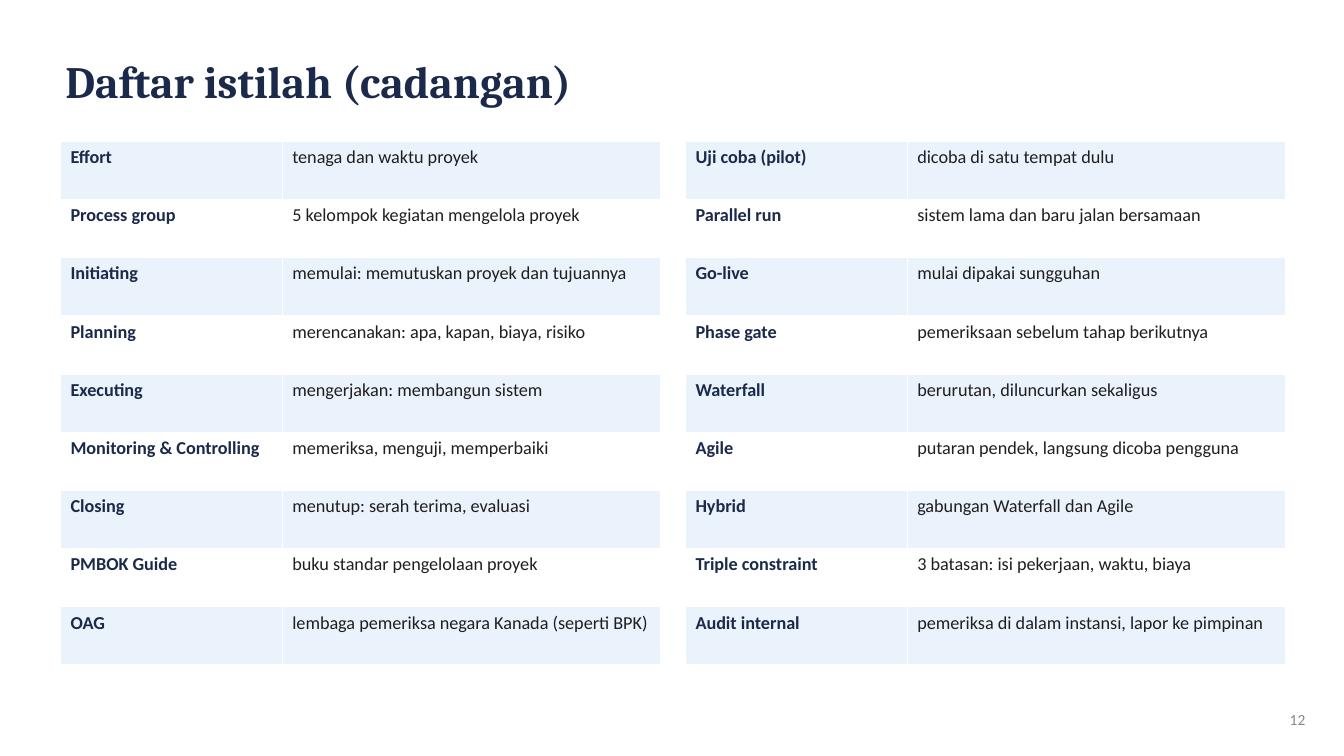
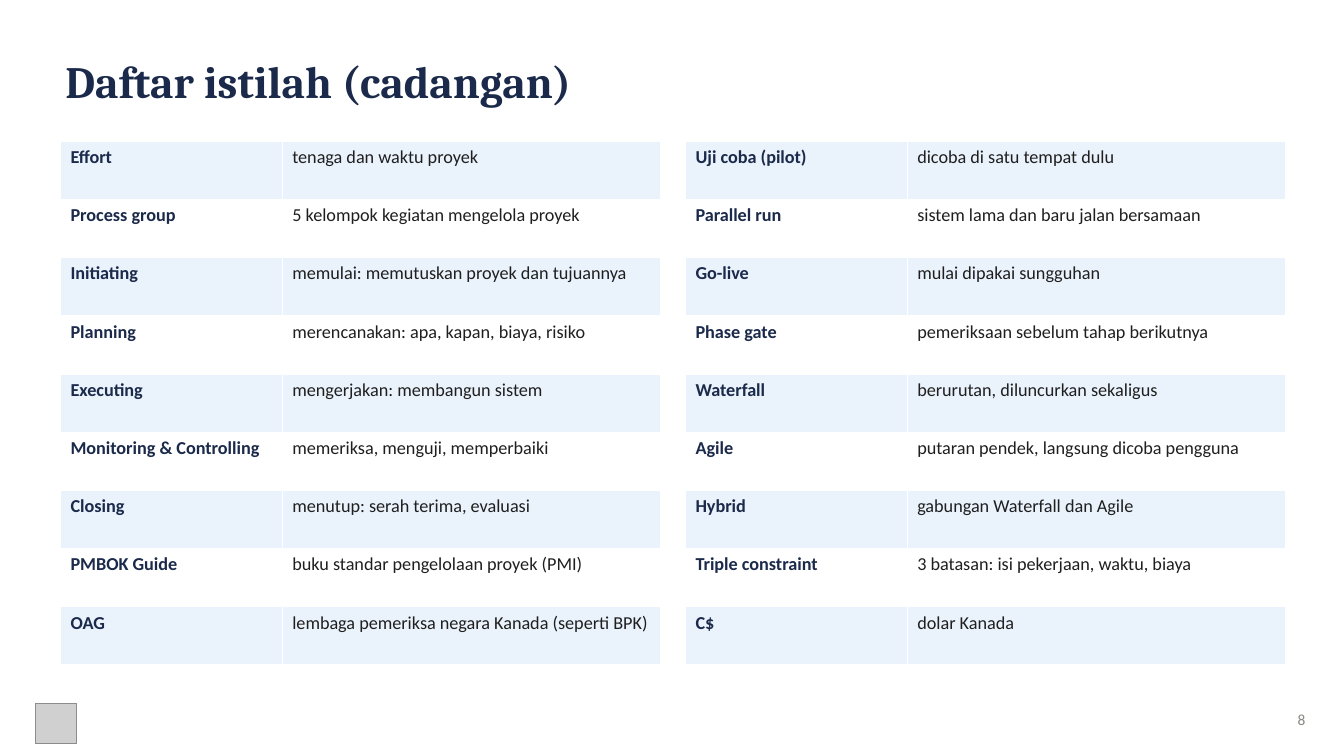
Before and after one commit to mingkimingki/it-proj-manag, a slide deck: slide 8 of tugas1/hasil/Tugas1_DistribusiEffort_Phoenix_Slide.pptx (slide 12 before the commit). Drawn at 1344x756 pixels with LibreOffice and Linux fonts; fonts in the diff are those of the drawing; grey boxes stand for pictures. Boxes give left, top, right and bottom in pixels: in the first picture for what was removed or moved away, otherwise in the second. Text is boxed around its words. In the diff, an @@ line names an element or a change of style, - is before the commit and + after.

```diff
--- a/tugas1/hasil/Tugas1_DistribusiEffort_Phoenix_Slide.pptx
+++ b/tugas1/hasil/Tugas1_DistribusiEffort_Phoenix_Slide.pptx
@@ table at <box>60,141,660,665</box> @@
-row 8, column 2: buku standar pengelolaan proyek
+row 8, column 2: buku standar pengelolaan proyek (PMI)
@@ table at <box>686,141,1286,665</box> @@
-row 9, column 1: Audit internal
+row 9, column 1: C$
-row 9, column 2: pemeriksa di dalam instansi, lapor ke pimpinan
+row 9, column 2: dolar Kanada
@@ picture added at <box>35,704,77,744</box> @@
@@ text at <box>1298,714,1306,725</box>: text changed @@
-12
+8
```
Also in this commit, not shown: 4 other slides changed, 4 slides added, 8 slides removed, 10 other files.
